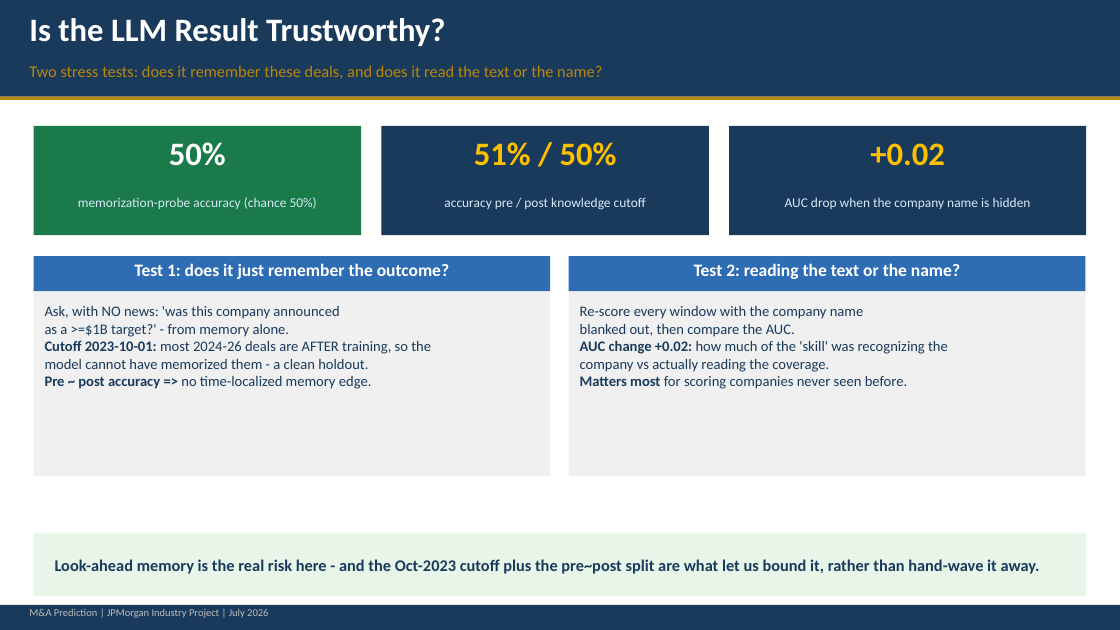
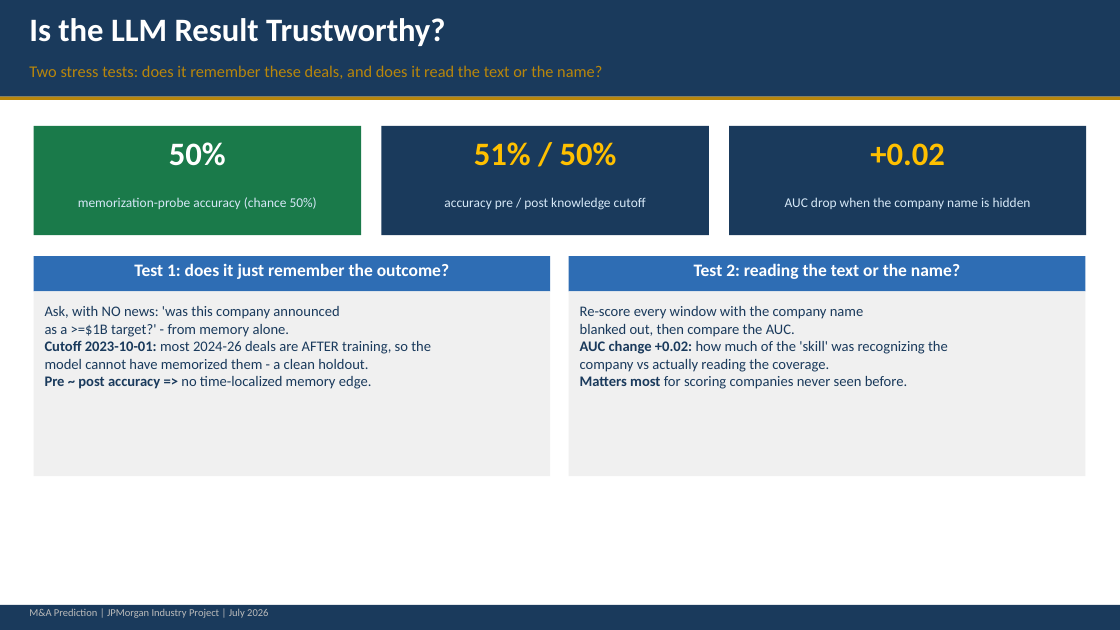
Before and after one commit to cindyfu0312/ucb-jpm-MA-prediction, a slide deck: slide 10 of reports/week7_ma_prediction_nlp_vs_llm_presentation.pptx (slide 8 before the commit). Drawn at 1120x630 pixels with LibreOffice and Linux fonts; fonts in the diff are those of the drawing. Boxes give left, top, right and bottom in pixels: in the first picture for what was removed or moved away, otherwise in the second. Text is boxed around its words. In the diff, an @@ line names an element or a change of style, - is before the commit and + after.

```diff
--- a/reports/week7_ma_prediction_nlp_vs_llm_presentation.pptx
+++ b/reports/week7_ma_prediction_nlp_vs_llm_presentation.pptx
@@ rectangle removed at [34, 534, 1086, 597] @@
@@ text removed at [55, 559, 1040, 574] @@
-Look-ahead memory is the real risk here - and the Oct-2023 cutoff plus the pre~post split are what let us bound it, rather than hand-wave it away.
```
Also in this commit, not shown: 7 other slides changed, 3 slides added, 2 other files.
